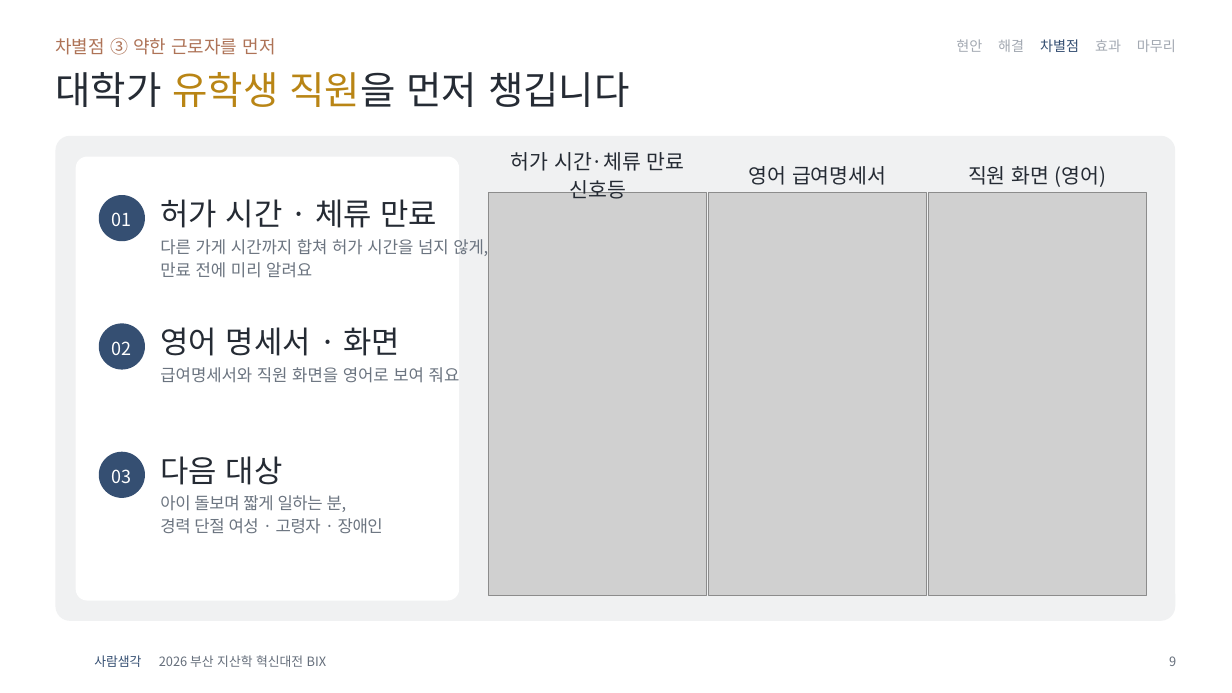
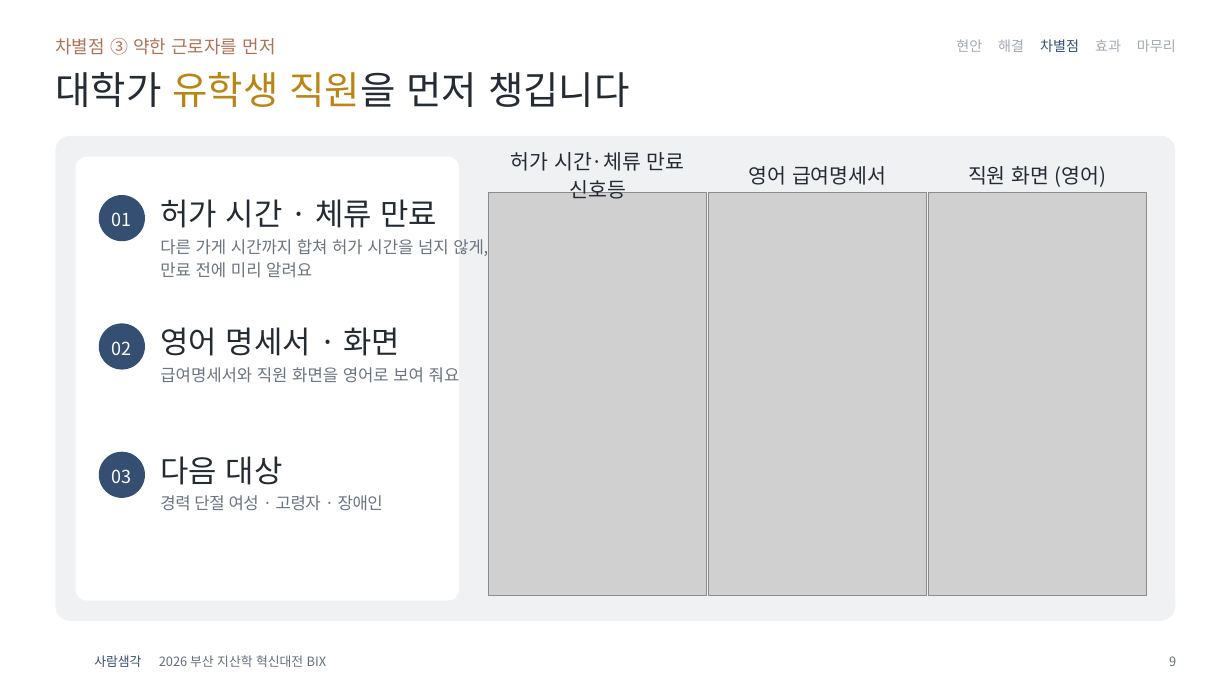
Before and after one commit to AI-Labor-Management/saram-saemgak-site, a slide deck: slide 9 of m-gropv4bqju/files/bix-ppt-feedback.pptx. Drawn at 1232x693 pixels with LibreOffice and Linux fonts; fonts in the diff are those of the drawing; grey boxes stand for pictures; background and template pictures are left out. Boxes give left, top, right and bottom in pixels: in the first picture for what was removed or moved away, otherwise in the second. Text is boxed around its words. In the diff, an @@ line names an element or a change of style, - is before the commit and + after.

```diff
--- a/m-gropv4bqju/files/bix-ppt-feedback.pptx
+++ b/m-gropv4bqju/files/bix-ppt-feedback.pptx
@@ text at (x1=160, y1=495, x2=383, y2=511): text changed @@
-아이 돌보며 짧게 일하는 분,
-경력 단절 여성 · 고령자 · 장애인
+경력 단절 여성 · 고령자 · 장애인
```
Also in this commit, not shown: 1 other slide changed, 6 other files.
